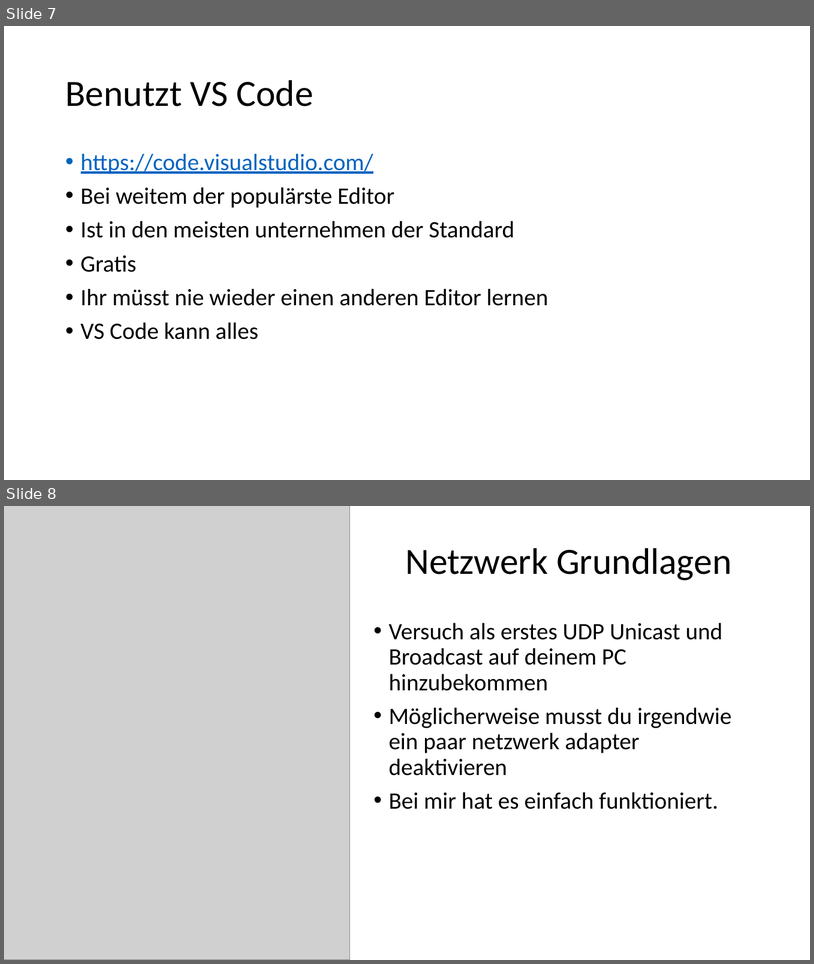
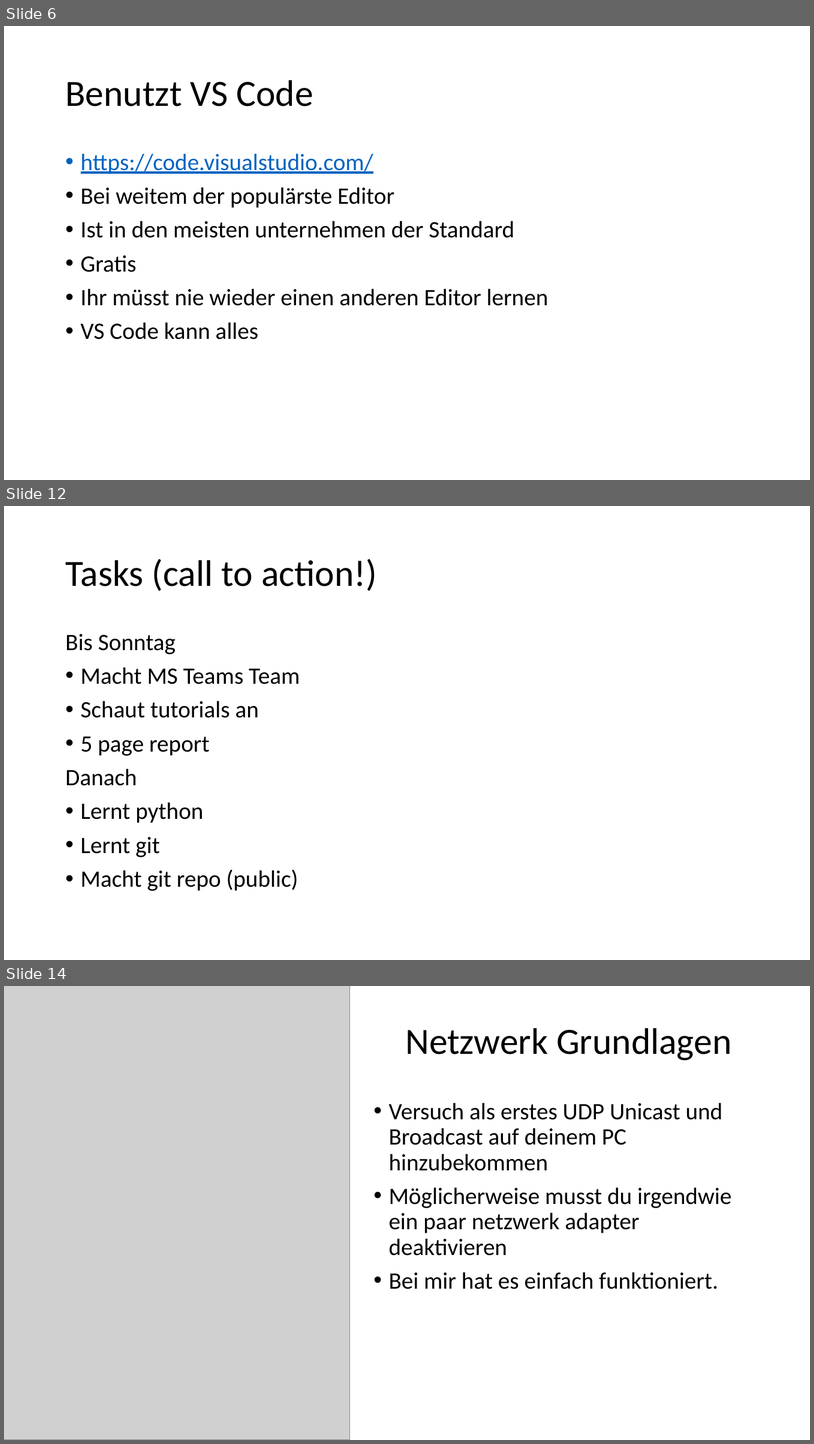
Before and after one commit to walkerdustin/Python-Projekt-Setup, a slide deck: Hilfe Tipps Tricks Erklkärungen.pptx. Shown one above the other, each under a label of ours: slides 7 and 8 before the commit, slides 6, 12 and 14 after it; the slides between them are not shown. The pictures are 814x964 and 814x1444 pixels, drawn with LibreOffice and Linux fonts; fonts in the diff are those of the drawing; grey boxes stand for pictures. Boxes give left, top, right and bottom in pixels: in the first picture for what was removed or moved away, otherwise in the second. Text is boxed around its words. In the diff, an @@ line names an element or a change of style, - is before the commit and + after.

```diff
--- a/Hilfe Tipps Tricks Erklkärungen.pptx
+++ b/Hilfe Tipps Tricks Erklkärungen.pptx
@@ slide 12 added at (4,506,810,960), background #FFFFFF @@
@@ title added at (65,559,377,591), 44 pt, text #000000 @@
+Tasks (call to action!)
@@ text added at (65,634,300,891), 28 pt, text #000000 @@
+Bis Sonntag
+• Macht MS Teams Team
+• Schaut tutorials an
+• 5 page report
+Danach
+• Lernt python
+• Lernt git
+• Macht git repo (public)
@@ what was slide 7 is now slide 6 @@
@@ what was slide 8 is now slide 14 @@
```
Also in this commit, not shown: 3 slides changed, 5 other slides added.
